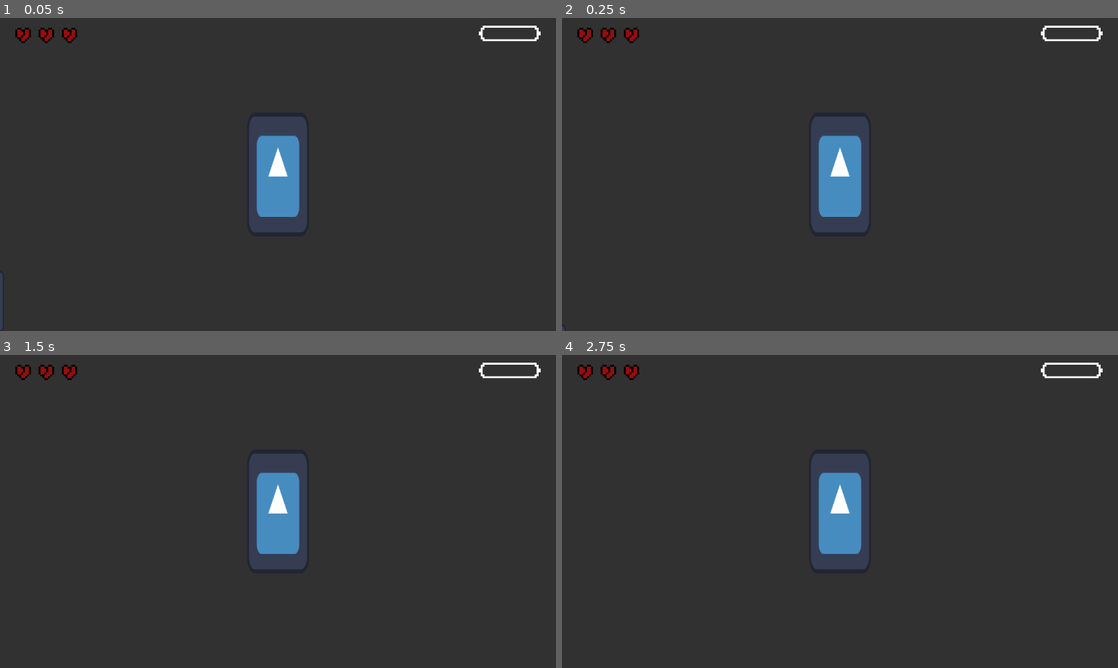
Above: before the commit, frames 1-4 (two rows, left to right).
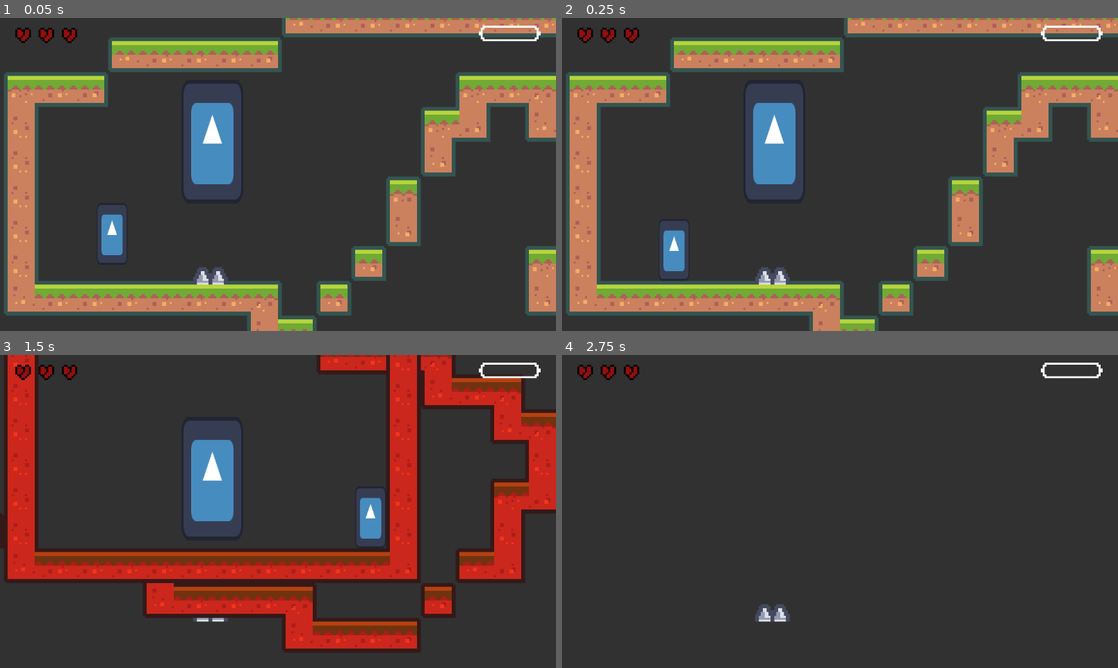
Above: after the commit, the same moments.

Repository: FATNUTDev/FHJam
Game: Godot game, scene res://src/main.tscn
Two runs of this game, one before a commit and one after it. Both use one fixed random seed, a clock stepped at 60 frames per second and the inputs below. The engine's default icon, where the game draws it, is replaced by a stand-in: a white triangle on a blue panel in a dark square.
Inputs:
- Up to frame 1 (0.05 s): no input
- Up to frame 2 (0.25 s): no input
- Up to frame 3 (1.5 s): tap Enter at 0.5 s; hold Right (ui_right) from 0.53 s (still down); tap X (switch_mask) at 0.6, 1.35 s
- Up to frame 4 (2.75 s): tap Space at 2 s; release Right (ui_right) at 2.03 s; hold Left (ui_left) from 2.03 s (still down); tap X (switch_mask) at 2.1 s

The runs differ from the first frame. In frame 1, 35% of the frame differs, in the area x 0-100%, y 0-100%; in frame 2, 35%; in frame 3, 39%, in the area x 0-100%, y 0-95%; in frame 4, 4.1%.

Commit message:
merge hugi
Co-authored-by: NikitaSosnovski <nikita.sosnovski.11@gmail.com>

Diff:
--- a/project.godot
+++ b/project.godot
@@ -47,6 +47,7 @@
 2d_physics/layer_3="mask_only"
 2d_physics/layer_4="no_mask_only"
 2d_physics/layer_5="portal"
+2d_physics/layer_6="spikes"
 
 [rendering]
 
--- /dev/null
+++ b/src/Spikes/Spikes.tscn
@@ -0,0 +1,40 @@
+[gd_scene load_steps=4 format=3 uid="uid://cj4yym7wknlsi"]
+
+[ext_resource type="Texture2D" uid="uid://bu4w463nmypng" path="res://src/assets/textures/spikes.png" id="1_yocvy"]
+
+[sub_resource type="GDScript" id="GDScript_yocvy"]
+script/source = "extends Node2D
+
+
+# Called when the node enters the scene tree for the first time.
+func _ready() -> void:
+	pass # Replace with function body.
+
+
+# Called every frame. 'delta' is the elapsed time since the previous frame.
+func _process(delta: float) -> void:
+	pass
+
+
+func _on_static_body_2d_body_entered(body: Node2D) -> void:
+	if body.is_in_group(\"Player\"):
+		body.on_spike_collision()
+"
+
+[sub_resource type="RectangleShape2D" id="RectangleShape2D_yocvy"]
+size = Vector2(20, 10)
+
+[node name="Spikes" type="Node2D"]
+script = SubResource("GDScript_yocvy")
+
+[node name="StaticBody2D" type="Area2D" parent="."]
+collision_layer = 32
+
+[node name="Sprite2D" type="Sprite2D" parent="StaticBody2D"]
+texture = ExtResource("1_yocvy")
+
+[node name="CollisionShape2D" type="CollisionShape2D" parent="StaticBody2D"]
+position = Vector2(0, 5)
+shape = SubResource("RectangleShape2D_yocvy")
+
+[connection signal="body_entered" from="StaticBody2D" to="." method="_on_static_body_2d_body_entered"]
--- a/src/main.tscn
+++ b/src/main.tscn
@@ -3,6 +3,8 @@
 [ext_resource type="PackedScene" uid="uid://bkxmr05ju6qst" path="res://src/UI/hud.tscn" id="1_eewff"]
 [ext_resource type="PackedScene" uid="uid://78x8u4k16ia" path="res://src/levels/level_template.tscn" id="1_gh0ne"]
 [ext_resource type="PackedScene" uid="uid://bvsw8wtjsnxml" path="res://src/player/player.tscn" id="2_5q4o7"]
+[ext_resource type="PackedScene" path="res://src/levels/level1.tscn" id="1_gh0ne"]
+[ext_resource type="PackedScene" uid="uid://cj4yym7wknlsi" path="res://src/Spikes/Spikes.tscn" id="2_5q4o7"]
 
 [node name="MAIN" type="Node2D"]
 
@@ -13,6 +15,11 @@
 [node name="CharacterBody2D" parent="LEVEL/LevelTemplate" instance=ExtResource("2_5q4o7")]
 position = Vector2(-150, 81)
 
+[node name="LevelTemplate2" parent="LEVEL" instance=ExtResource("1_gh0ne")]
+
+[node name="Spikes" parent="LEVEL" instance=ExtResource("2_5q4o7")]
+position = Vector2(-1, 65)
+
 [node name="MENU" type="CanvasLayer" parent="."]
 
 [node name="SCREENOVERLAY" type="CanvasLayer" parent="."]
@@ -20,4 +27,5 @@
 [node name="hud" parent="SCREENOVERLAY" instance=ExtResource("1_eewff")]
 
 [node name="Camera2D" type="Camera2D" parent="."]
+position = Vector2(34, 17)
 zoom = Vector2(4, 4)
--- a/src/player/player.gd
+++ b/src/player/player.gd
@@ -3,7 +3,9 @@
 @onready var sanity_timer = $Timer
 
 const SPEED = 150.0
-const JUMP_VELOCITY = -200.0
+const JUMP_VELOCITY = -250.0
+var spikes_collided = false
+var prev_direction = 0
 
 
 func _ready() -> void:
@@ -28,10 +30,16 @@
 	# Get the input direction and handle the movement/deceleration.
 	# As good practice, you should replace UI actions with custom gameplay actions.
 	var direction := Input.get_axis("ui_left", "ui_right")
-	if direction:
+	if direction and !spikes_collided:
+		prev_direction = direction
 		velocity.x = direction * SPEED
+	elif !spikes_collided:
+		velocity.x = move_toward(velocity.x, 0, SPEED)
 	else:
-		velocity.x = move_toward(velocity.x, 0, SPEED)
+		velocity.x = move_toward(velocity.x, 0, SPEED/3)
+	if velocity.x == 0:
+		spikes_collided = false
+
 
 	move_and_slide()
 	pick_mask()
@@ -46,8 +54,13 @@
 		else:
 			sanity_timer.stop()
 
-func on_collision():
-	pass
+func on_spike_collision():
+	spikes_collided = true
+	if velocity.x == 0:
+		velocity.x = SPEED*3*prev_direction
+	else:
+		velocity.x = -velocity.x*3
+	velocity.y = -velocity.y
 
 func on_mask_switch_signal():
 	print("player switched")
--- a/src/player/player.tscn
+++ b/src/player/player.tscn
@@ -7,7 +7,7 @@
 size = Vector2(16, 32)
 
 [node name="CharacterBody2D" type="CharacterBody2D" groups=["Player"]]
-collision_mask = 18
+collision_mask = 2
 script = ExtResource("1_rxibo")
 
 [node name="Sprite2D" type="Sprite2D" parent="."]
